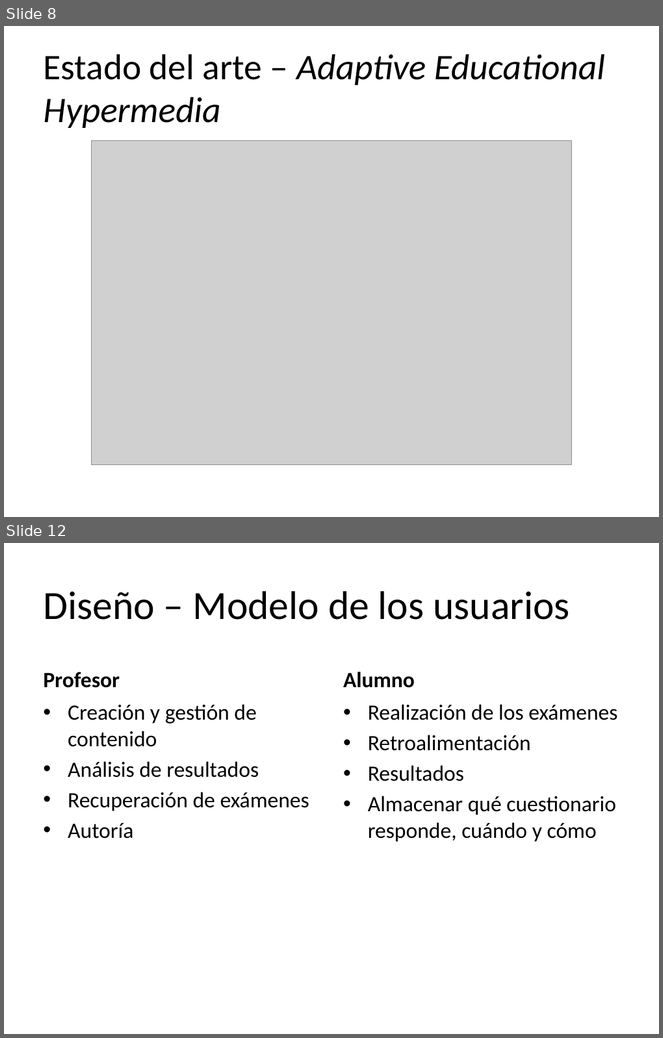
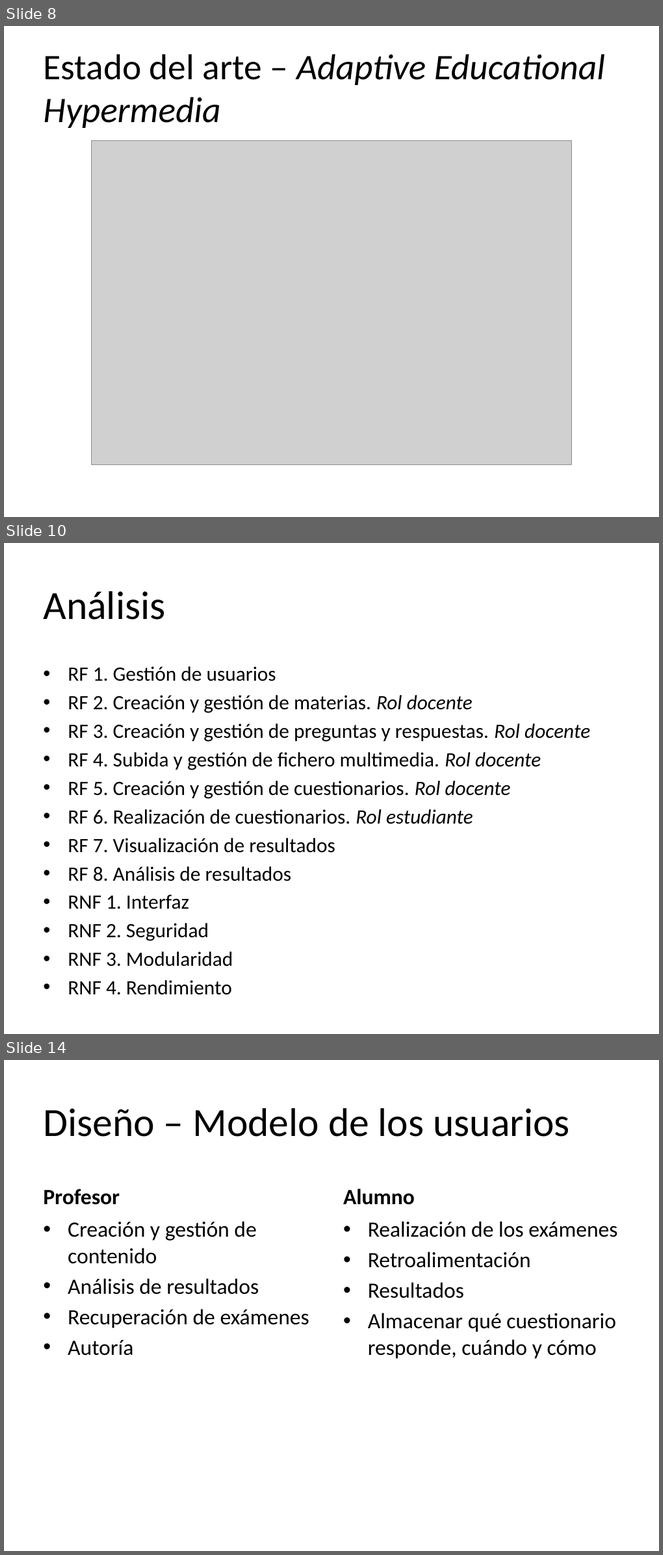
Before and after one commit to molins/TFG, a slide deck: presentacion/TFG.pptx. Shown one above the other, each under a label of ours: slides 8 and 12 before the commit, slides 8, 10 and 14 after it; the slides between them are not shown. The pictures are 663x1038 and 663x1555 pixels, drawn with LibreOffice and Linux fonts; fonts in the diff are those of the drawing; grey boxes stand for pictures. Boxes give left, top, right and bottom in pixels: in the first picture for what was removed or moved away, otherwise in the second. Text is boxed around its words. In the diff, an @@ line names an element or a change of style, - is before the commit and + after.

```diff
--- a/presentacion/TFG.pptx
+++ b/presentacion/TFG.pptx
@@ slide 10 added at <box>4,543,659,1034</box>, background #FFFFFF @@
@@ title added at <box>43,591,165,620</box>, 44 pt, text #000000 @@
+Análisis
@@ text added at <box>68,667,590,967</box>, 22.4 pt, text #000000 @@
+• RF 1. Gestión de usuarios
+• RF 2. Creación y gestión de materias. Rol docente
+• RF 3. Creación y gestión de preguntas y respuestas. Rol docente
+• RF 4. Subida y gestión de fichero multimedia. Rol docente
+• RF 5. Creación y gestión de cuestionarios. Rol docente
+• RF 6. Realización de cuestionarios. Rol estudiante
+• RF 7. Visualización de resultados
+• RF 8. Análisis de resultados
+• RNF 1. Interfaz
+• RNF 2. Seguridad
+• RNF 3. Modularidad
+• RNF 4. Rendimiento
@@ what was slide 12 is now slide 14 @@
```
Also in this commit, not shown: 4 slides changed, 12 other slides added, 5 slides removed.
